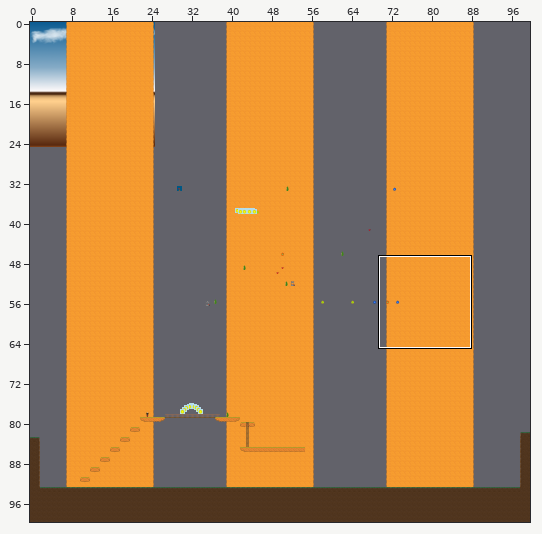
Level history. Tiled map: SimpleGame/SimpleGame/Assets/Views/Demo/demo.tmx. Above, an overview of the earlier version with the close-up marked.
Close-up. Before the commit:
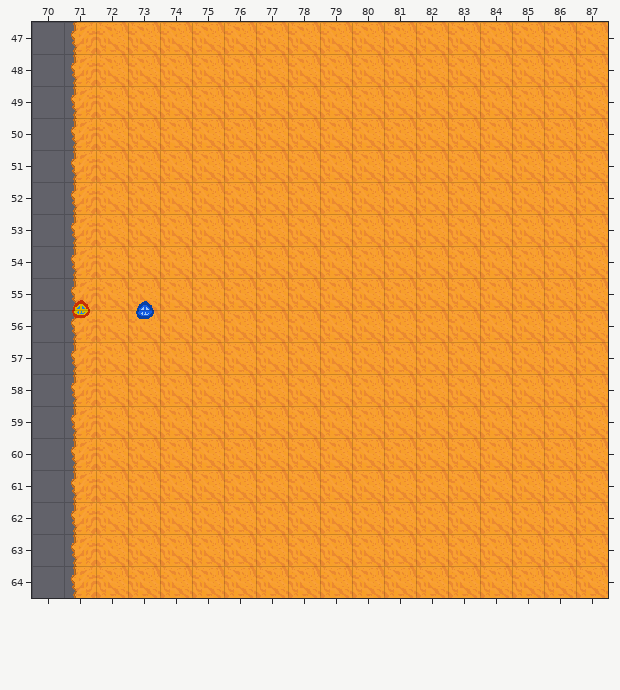
Cells are 64x64 px. Shown: x 70..87, y 47..64. The commit also changed other parts of the map, which this record leaves out.
The result:
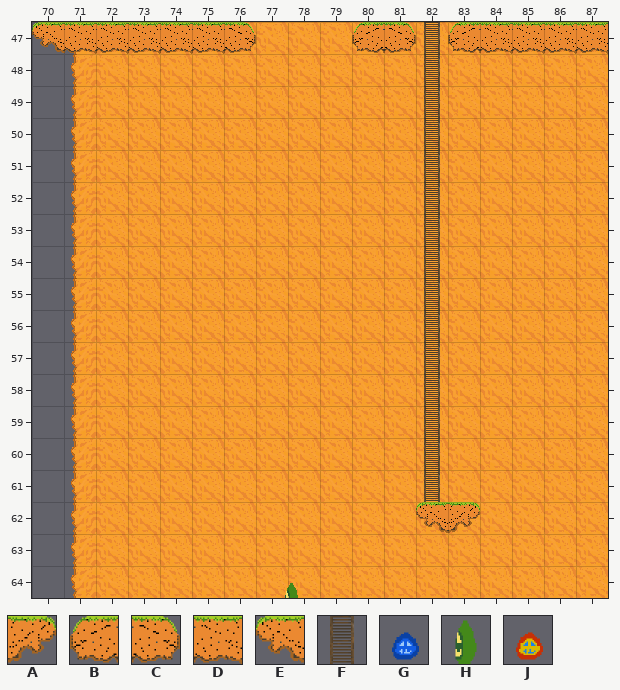
Key: from "Map": A 4, B 8, C 9, D 24, E 27, F 78; from "bloob_blue_springen": G 0; from "bloob_fallen_links": H 0; from "bloob_red_springen": J 0.
_ is an empty cell.
Objects are placed by their top-left corner, in cells (3,4 is the top-left corner of cell 3,4); size is 1x1 cell unless given.
Changes in this commit:
Layer "Map":
y 47: x 70..76 _______ -> EDDDDDC; x 80..87 ________ -> BCFBDDDD
y 48..61: x 82 _ -> F
y 62: x 82..83 __ -> EA
Layer "Sprites":
changed: G "Bloob_Blue3" at 73,55.4 -> outside this view
changed: J "Bloob_red2" at 71,55.4 -> outside this view
changed: outside this view -> H "Bloob2" at 77.6,64.4
